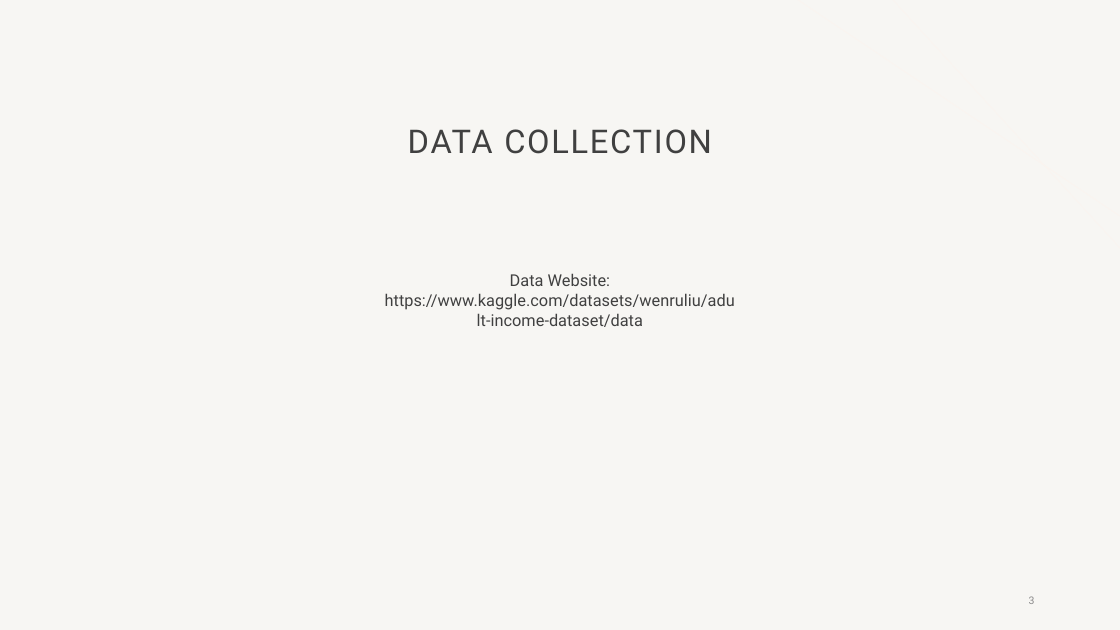
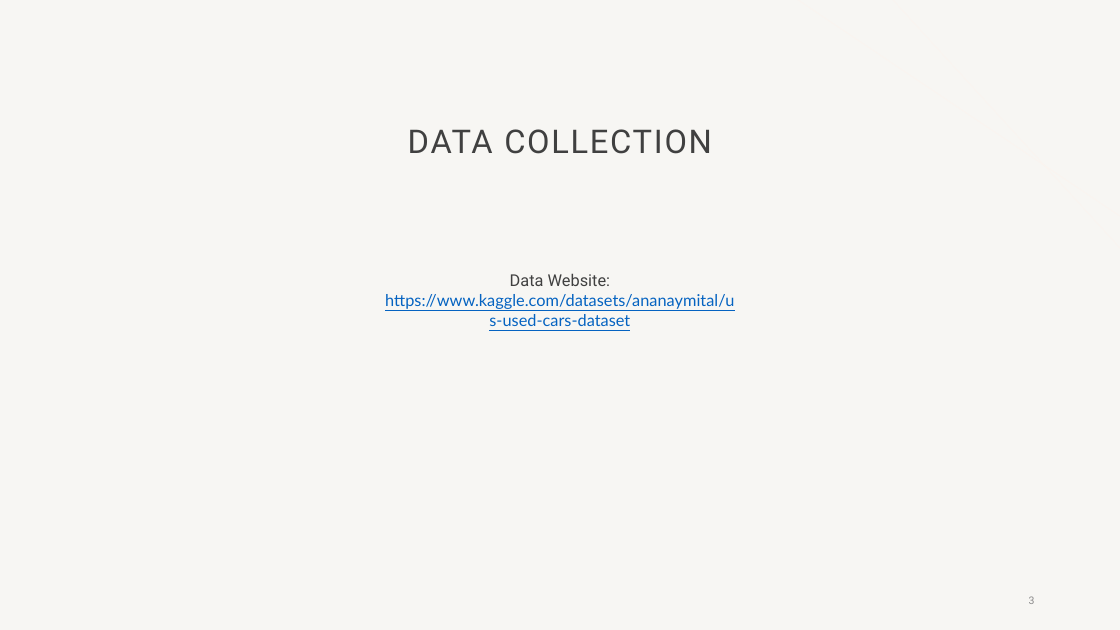
Before and after one commit to Hetansh-patel/used_car_price_prediction, a slide deck: slide 3 of Used Car price prediction.pptx. Drawn at 1120x630 pixels with LibreOffice and Linux fonts; fonts in the diff are those of the drawing; background and template pictures are left out. Boxes give left, top, right and bottom in pixels: in the first picture for what was removed or moved away, otherwise in the second. Text is boxed around its words. In the diff, an @@ line names an element or a change of style, - is before the commit and + after.

```diff
--- a/Used Car price prediction.pptx
+++ b/Used Car price prediction.pptx
@@ text at <box>385,273,734,326</box>: text changed; font Roboto to Lato; text colour #404040 to #0563C1 @@
-Data Website: https://www.kaggle.com/datasets/wenruliu/adult-income-dataset/data
+Data Website: https://www.kaggle.com/datasets/ananaymital/us-used-cars-dataset
```
Also in this commit, not shown: 4 other slides changed, 2 slides added, 6 slides removed.
